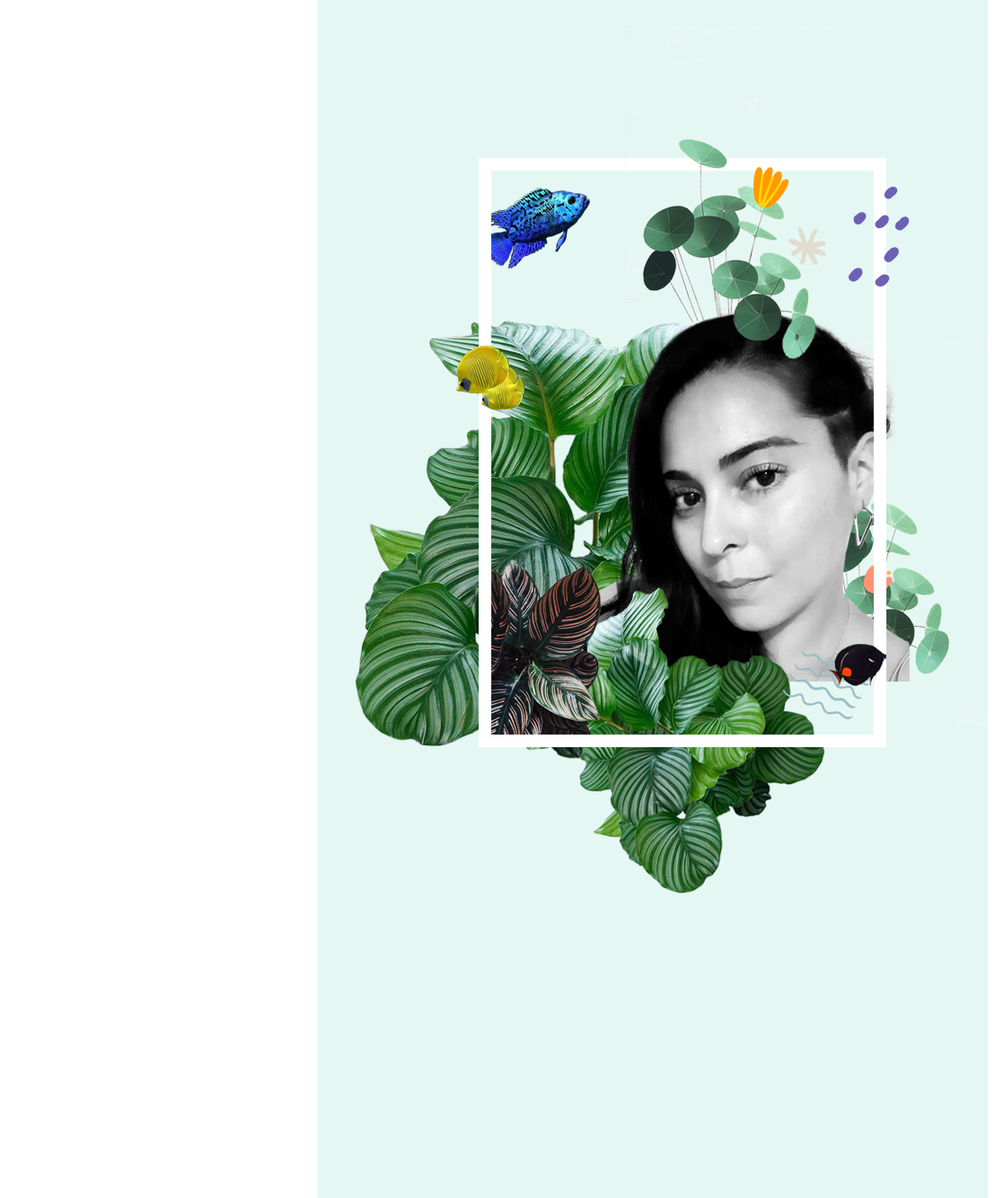
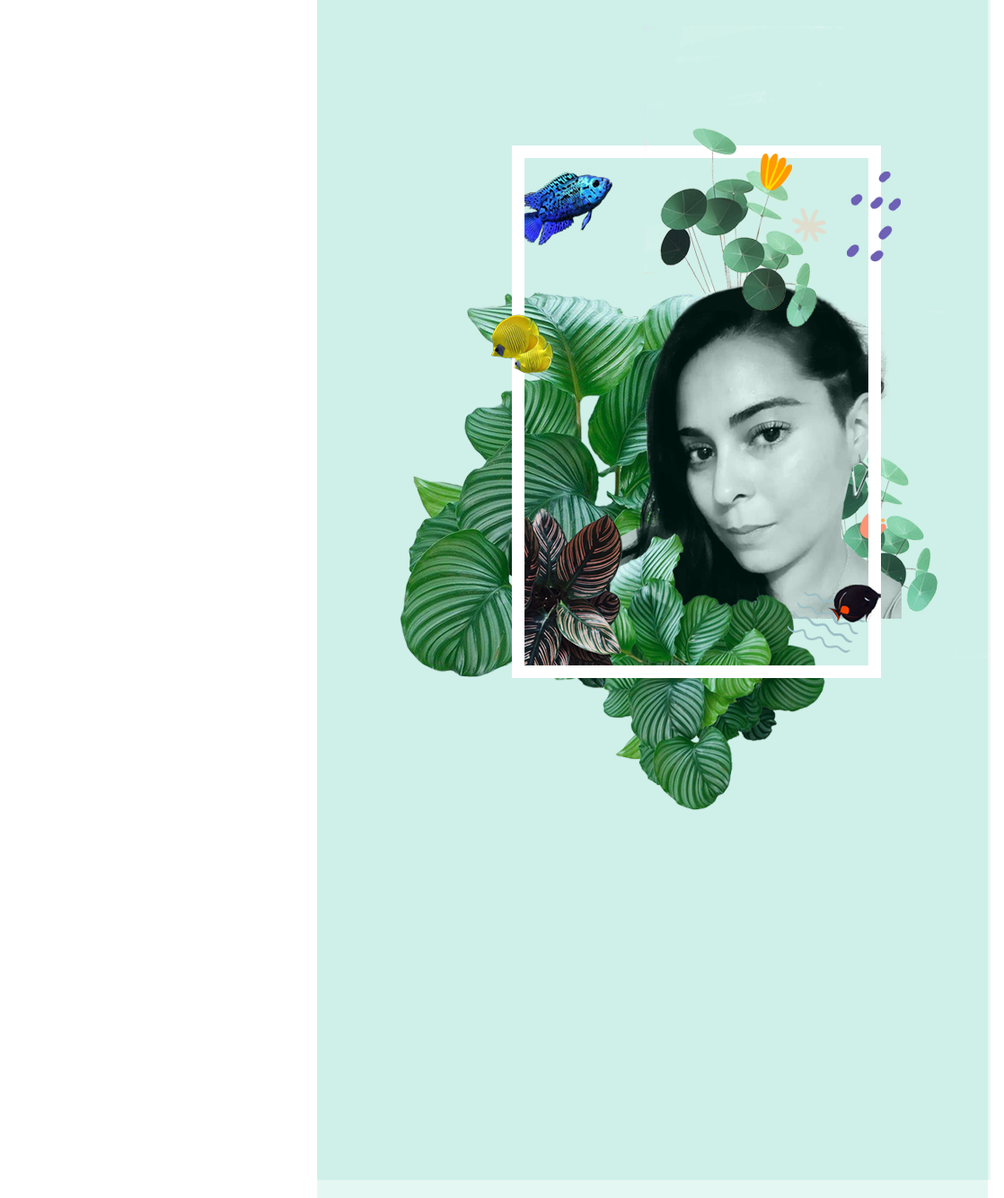
Before/after of a (1004, 1198) layered artwork. What changed in the layer stack:
painted on "Capa 11" over [753, 153, 793, 208]
painted on "Capa 16" over [847, 171, 910, 287]
painted on "peces" over [456, 314, 555, 411]
painted on "Capa 9" over [625, 26, 883, 411]
painted on "Capa 6" over [822, 584, 887, 688]
painted on "Rectángulo 1" over [478, 145, 887, 748]
painted on "Capa 15" over [859, 511, 894, 595]
painted on "Capa 10" over [788, 207, 827, 265]
painted on "Capa 5" over [478, 171, 613, 270]
painted on "Capa 8" over [490, 508, 623, 736]
painted on "Capa 14" over [513, 561, 570, 665]
painted on "Capa 12" over [783, 591, 870, 720]
showed "Capa 7" over [317, 0, 991, 1181]
painted on "planta" (1st of 2, in "Mesa de trabajo 1" › "Grupo 1") over [524, 532, 826, 895]
painted on "Capa 3" over [555, 272, 910, 682]
painted on "Capa 2" over [758, 310, 991, 726]
painted on "planta" (2nd of 2, in "Mesa de trabajo 1" › "Grupo 1") over [354, 291, 806, 800]
